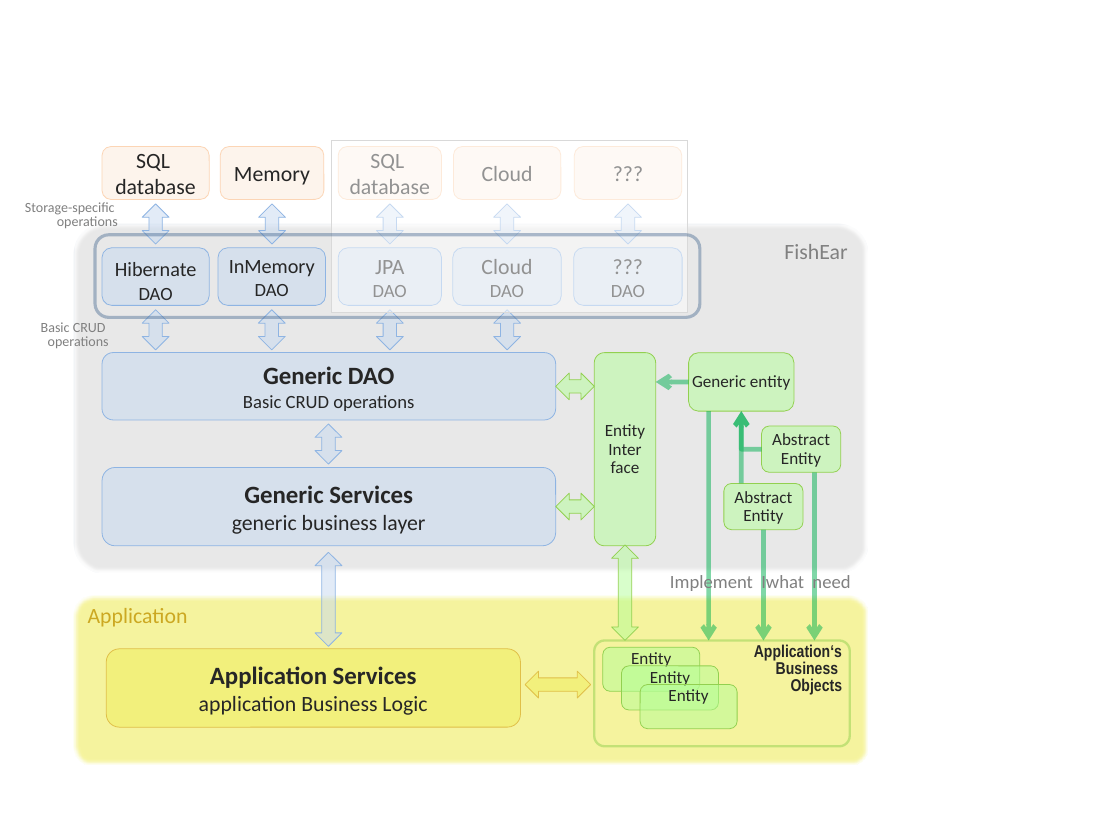
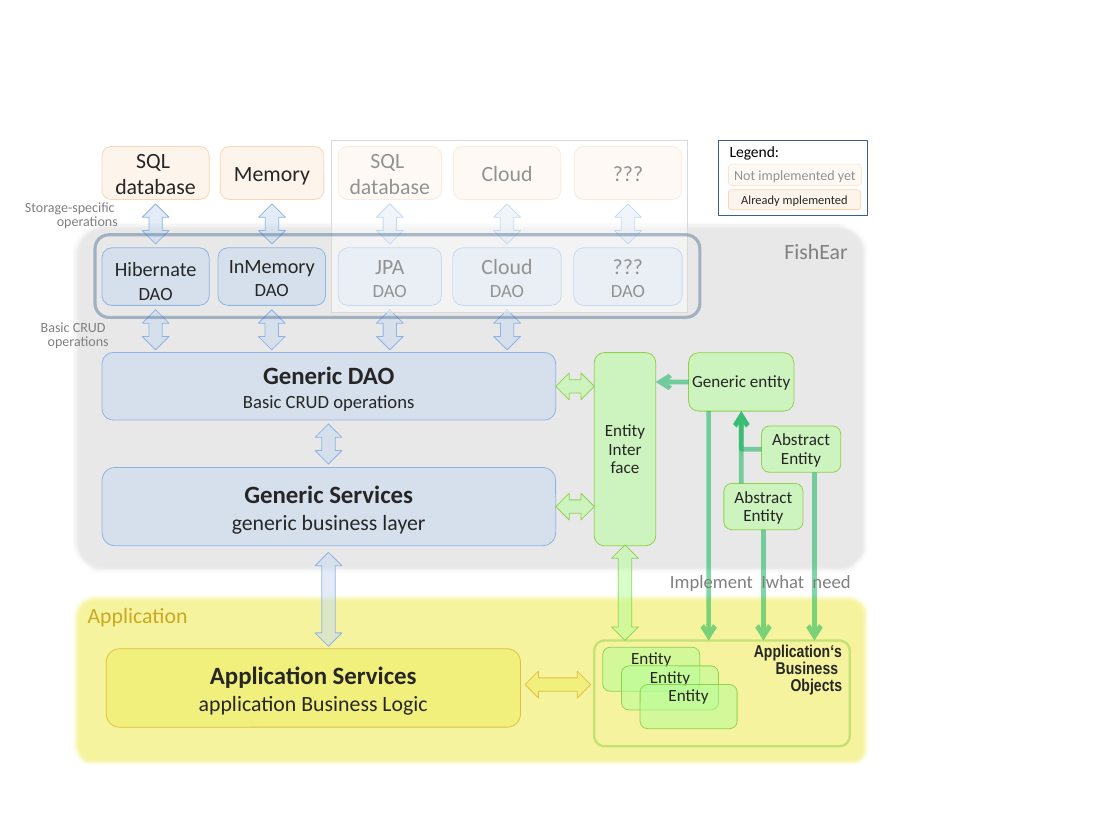
Before and after one commit to Letractively/fishear.docs, a slide deck: slide 1 of docs/fishear_schema.pptx. Drawn at 1120x840 pixels with LibreOffice and Linux fonts; fonts in the diff are those of the drawing. Boxes give left, top, right and bottom in pixels: in the first picture for what was removed or moved away, otherwise in the second. Text is boxed around its words. In the diff, an @@ line names an element or a change of style, - is before the commit and + after.

```diff
--- a/docs/fishear_schema.pptx
+++ b/docs/fishear_schema.pptx
@@ rectangle added at box(719, 140, 868, 215), outline #3A5F8C 0.25 pt, 10 pt, text #000000 @@
+Legend:
@@ rounded rectangle added at box(728, 165, 861, 186), fill #FDEADA at 50% opacity, outline #FCD5B5 0.5 pt, 9 pt, text #262626 @@
+Not implemented yet
@@ rectangle added at box(728, 165, 861, 186), fill #FFFFFF at 50% opacity @@
@@ rounded rectangle added at box(728, 189, 860, 209), fill #FDEADA at 50% opacity, outline #FCD5B5 0.5 pt, 8 pt, text #262626 @@
+Already mplemented
```
Also in this commit, not shown: 1 other file.
